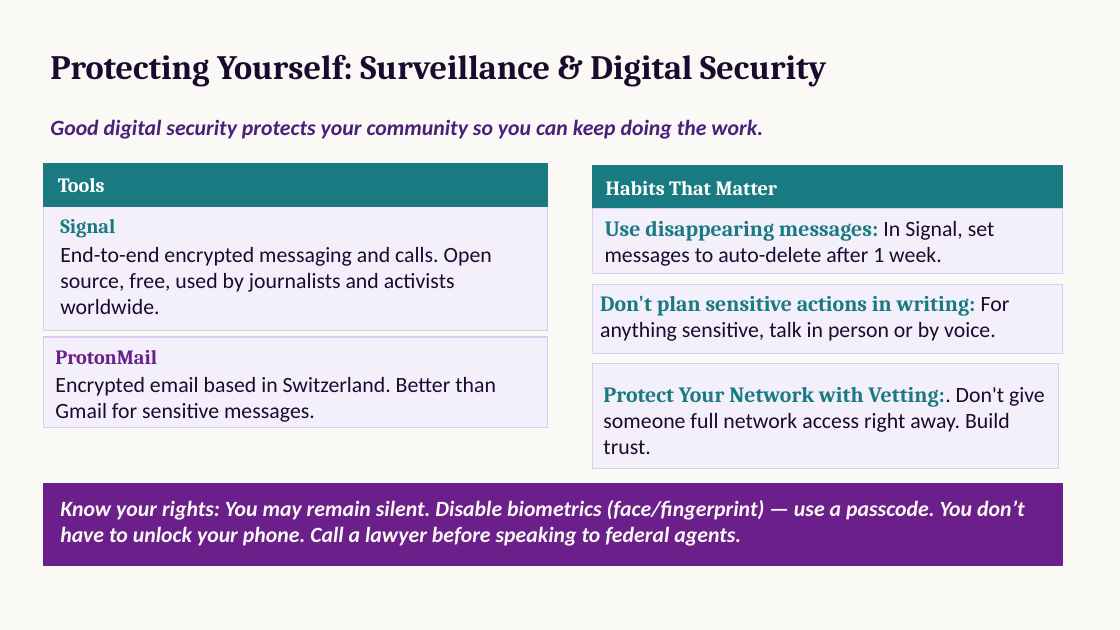
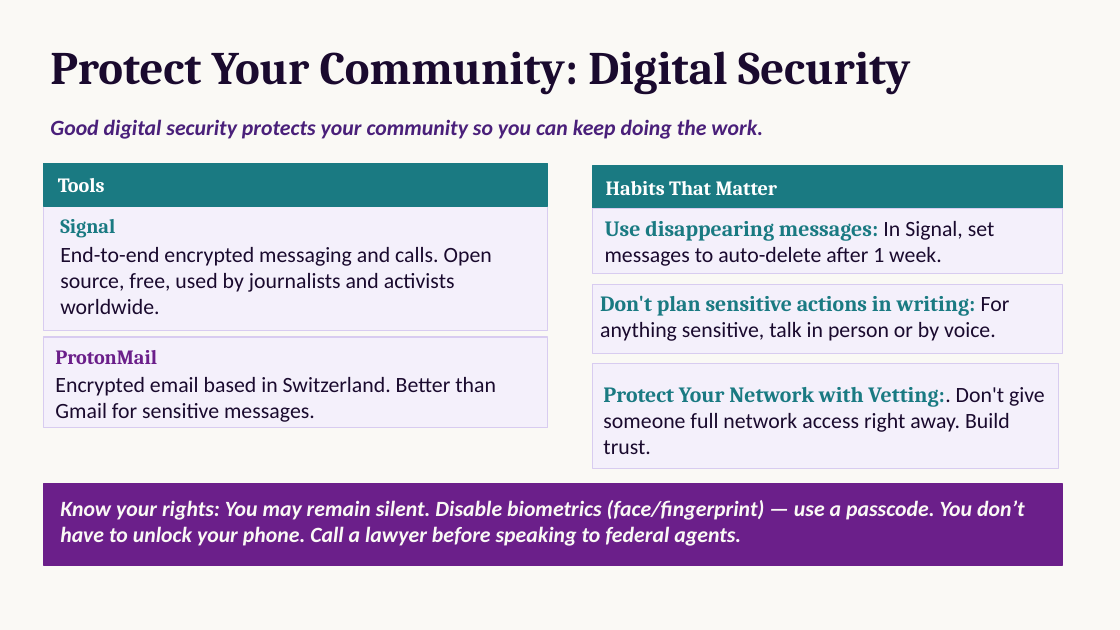
Before and after one commit to annabelspark/showup, a slide deck: slide 19 of ShowUp2Defend_406.pptx. Drawn at 1120x630 pixels with LibreOffice and Linux fonts; fonts in the diff are those of the drawing. Boxes give left, top, right and bottom in pixels: in the first picture for what was removed or moved away, otherwise in the second. Text is boxed around its words. In the diff, an @@ line names an element or a change of style, - is before the commit and + after.

```diff
--- a/ShowUp2Defend_406.pptx
+++ b/ShowUp2Defend_406.pptx
@@ text at bbox=[50, 51, 911, 95]: text changed; size 22 to 30 pt @@
-Protecting Yourself: Surveillance & Digital Security
+Protect Your Community: Digital Security
```
Also in this commit, not shown: 7 other slides changed, 1 slide added.
